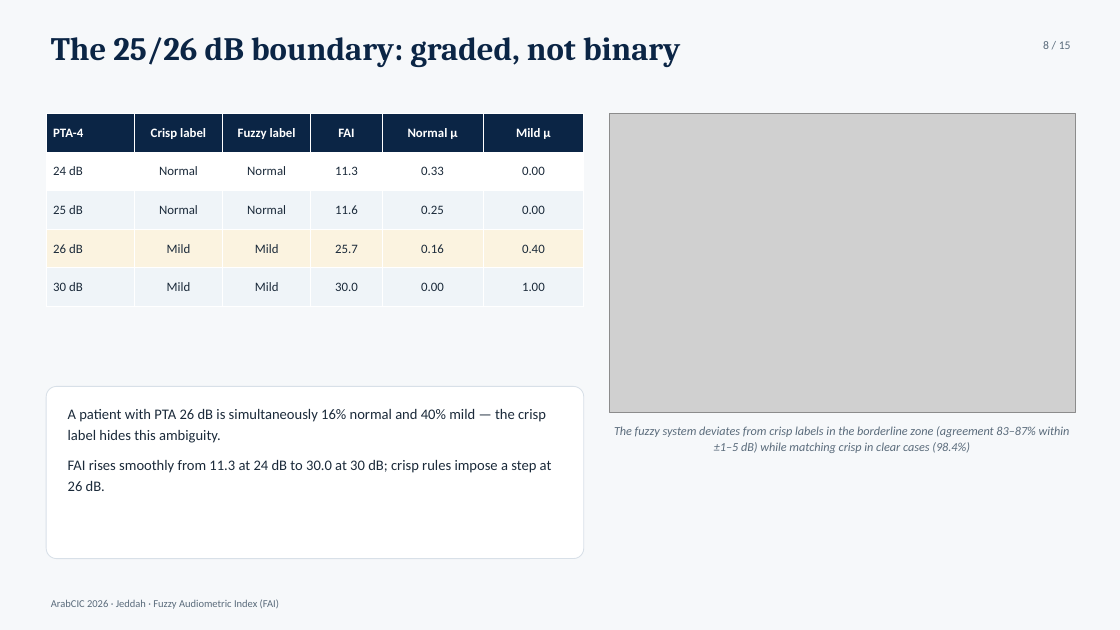
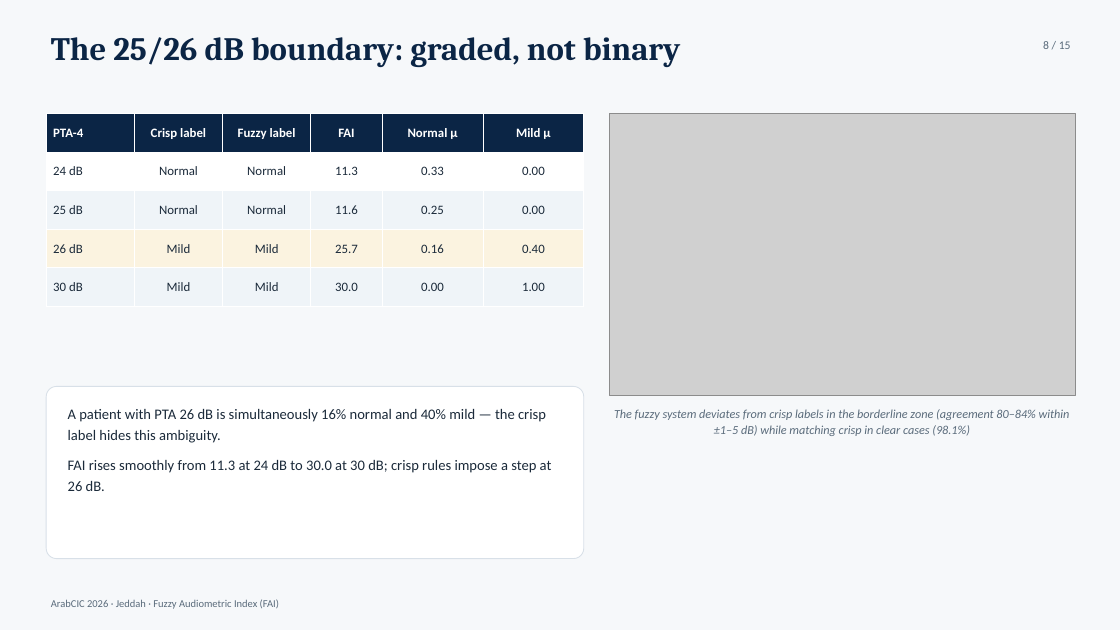
Before and after one commit to ameye/fuzzy-audiogram, a slide deck: slide 8 of arabcic2026/arabcic2026_fuzzy_audiogram.pptx. Drawn at 1120x630 pixels with LibreOffice and Linux fonts; fonts in the diff are those of the drawing; grey boxes stand for pictures. Boxes give left, top, right and bottom in pixels: in the first picture for what was removed or moved away, otherwise in the second. Text is boxed around its words. In the diff, an @@ line names an element or a change of style, - is before the commit and + after.

Commit message:
Apply PROBAST+AI and JAMA compliance fixes (participant-level split, AI disclosure, reference cleanup)
- Participant-level 80/20 split (no bilateral leakage; PROBAST+AI 4.5):
  kappa 0.931, overall 94.7%, clear 98.1%, borderline 79.8%, MAE 5.01,
  rho 0.807, bias +1.2 LoA -10.9..13.2 (test n=3,912 from 1,966 participants)
- All manuscripts, report, tables, deck, cover letter, figures updated to
  participant-level numbers; MF table updated (mild 35.7, mod-sev 67.1,
  severe 83.6, profound 106.7)
- JAMA/ICMJE AI-use disclosure added to Acknowledgements + Methods
  (Role of artificial intelligence) + cover letter; survives blinding via Methods
- Removed 3 fabricated references (chen2017, zadoush2020, miller2004) and
  4 unverified unused refs (adeyemo2006, bright2023, swanepoel2021, keidser2011
  re-checked OK); added Stuart 1991 (PMID 1877901) as real test-retest citation
- Net-benefit statement added to Methods (4.7); EDA section updated to
  combined-cohort numbers (88.1% normal, 18.2% borderline, r=0.80)

```diff
--- a/arabcic2026/arabcic2026_fuzzy_audiogram.pptx
+++ b/arabcic2026/arabcic2026_fuzzy_audiogram.pptx
@@ picture: place and size @@
-picture at <box>609,113,1075,413</box>
+picture at <box>609,113,1075,396</box>
@@ text at <box>614,409,1070,436</box>: text changed @@
-The fuzzy system deviates from crisp labels in the borderline zone (agreement 83–87% within ±1–5 dB) while matching crisp in clear cases (98.4%)
+The fuzzy system deviates from crisp labels in the borderline zone (agreement 80–84% within ±1–5 dB) while matching crisp in clear cases (98.1%)
```
Also in this commit, not shown: 4 other slides changed, 33 other files.
